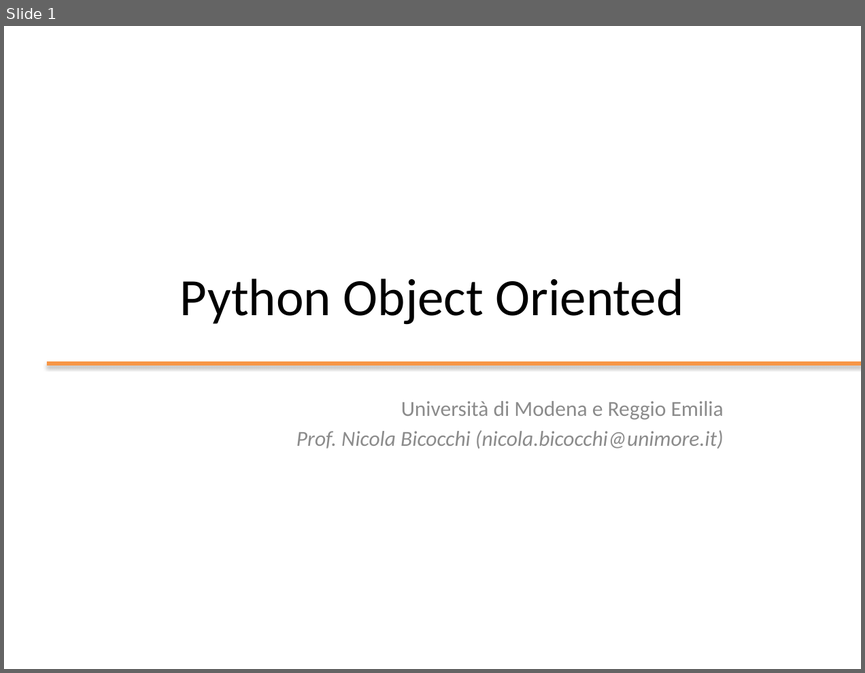
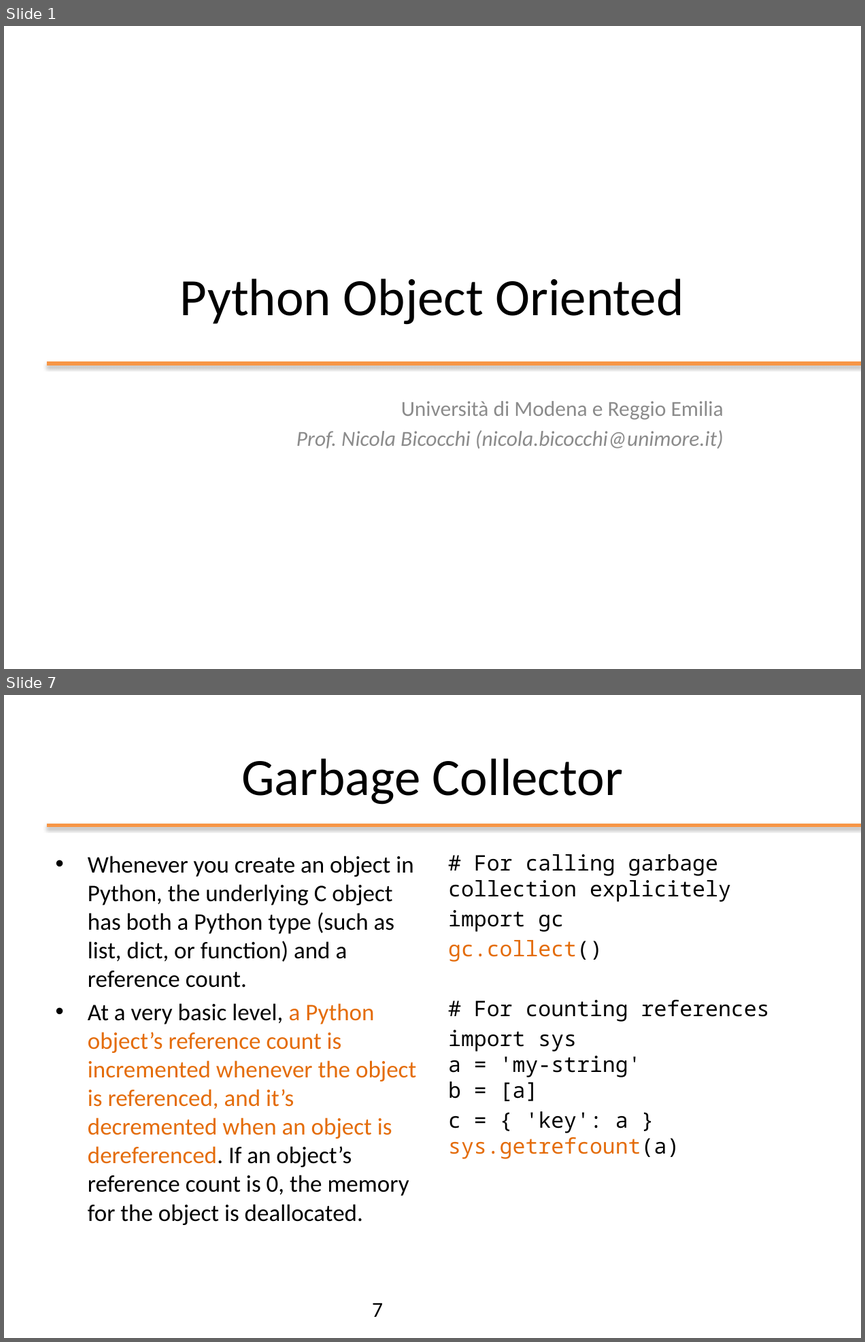
Before and after one commit to nbicocchi/ooprogramming, a slide deck: slides/python/ppt/03 - Python Object Oriented.pptx. Shown one above the other, each under a label of ours: slide 1 before the commit, slides 1 and 7 after it; the slides between them are not shown. The pictures are 865x673 and 865x1342 pixels, drawn with LibreOffice and Linux fonts; fonts in the diff are those of the drawing. Boxes give left, top, right and bottom in pixels: in the first picture for what was removed or moved away, otherwise in the second. Text is boxed around its words. In the diff, an @@ line names an element or a change of style, - is before the commit and + after.

```diff
--- a/slides/python/ppt/03 - Python Object Oriented.pptx
+++ b/slides/python/ppt/03 - Python Object Oriented.pptx
@@ slide 7 added at <box>4,695,861,1338</box>, background #FFFFFF @@
@@ title added at <box>241,758,623,804</box>, 44 pt, text #000000 @@
+Garbage Collector
@@ line added from (47, 826) to (861, 826), #F79646 3 pt @@
@@ text added at <box>88,855,416,1225</box>, 20 pt, text #000000 @@
+• Whenever you create an object in Python, the underlying C object has both a Python type (such as list, dict, or function) and a reference count.
+• At a very basic level, a Python object’s reference count is incremented whenever the object is referenced, and it’s decremented when an object is dereferenced. If an object’s reference count is 0, the memory for the object is deallocated.
@@ text added at <box>448,854,770,1159</box>, 18 pt, text #000000 @@
+# For calling garbage collection explicitely
+import gc
+gc.collect()
+# For counting references
+import sys
+a = 'my-string'
+b = [a]
+c = { 'key': a }
+sys.getrefcount(a)
@@ page number added at <box>372,1302,383,1317</box>, 18 pt, text #000000 @@
+7
```
Also in this commit, not shown: 5 slides changed, 11 other slides added, 1 other file.
